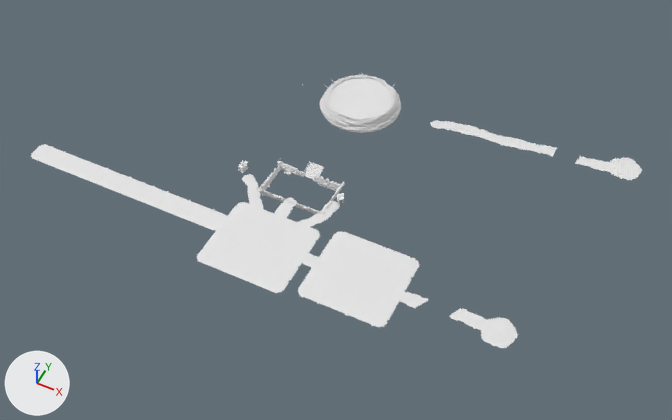
A saved change to the FBX model games/build-an-egg/assets/MapKit5.fbx.
Rendered twice from a 50 mm lens placed at (4.43, -9.7, 9.5), pointed at (0.49, -1.83, -0.34). The axes (+X, +Y, +Z) are drawn at lower left. The lights are the same throughout. The older version comes first.

The scene before the commit, as lines of its bpy script (objects in view):
```python
ob_world_path90_flag = bpy.data.objects.new('World_Path90_Flag', me_world_path90_flag)
ob_world_path90_flag.location = (0.0, 0.0, 0.0)
ob_world_path90_flagdark = bpy.data.objects.new('World_Path90_FlagDark', me_world_path90_flagdark)
ob_world_path90_flagdark.location = (0.0, 0.0, 0.0)
ob_world_quarry_cart = bpy.data.objects.new('World_Quarry_Cart', me_world_quarry_cart)
ob_world_quarry_cart.location = (0.0, 0.0, 0.0)
ob_world_quarry_lantern = bpy.data.objects.new('World_Quarry_Lantern', me_world_quarry_lantern)
ob_world_quarry_lantern.location = (0.0, 0.0, 0.0)
ob_world_quarry_rock = bpy.data.objects.new('World_Quarry_Rock', me_world_quarry_rock_001)
ob_world_quarry_rock.location = (0.0, 0.0, 0.0)
ob_world_quarry_rockdark = bpy.data.objects.new('World_Quarry_RockDark', me_world_quarry_rockdark_001)
ob_world_quarry_rockdark.location = (0.0, 0.0, 0.0)
ob_world_quarry_shellfill = bpy.data.objects.new('World_Quarry_ShellFill', me_world_quarry_shellfill)
ob_world_quarry_shellfill.location = (0.0, 0.0, 0.0)
ob_world_trail_dirt = bpy.data.objects.new('World_Trail_Dirt', me_world_trail_dirt)
ob_world_trail_dirt.location = (0.0, 0.0, 0.0)
ob_world_trailavenue_stone = bpy.data.objects.new('World_TrailAvenue_Stone', me_world_trailavenue_stone)
ob_world_trailavenue_stone.location = (0.0, 0.0, 0.0)
# also in view: 'World_TrailSpawn_Sand' at (0.0, -3.12, 0.0); 'World_TrailGallery_Sand' at (1.41, -3.0, 0.0); 'World_Nest_Lining' at (0.0, 0.0, 0.11); 'World_Nest_TwigA' at (-0.01, -0.03, 0.07)
```
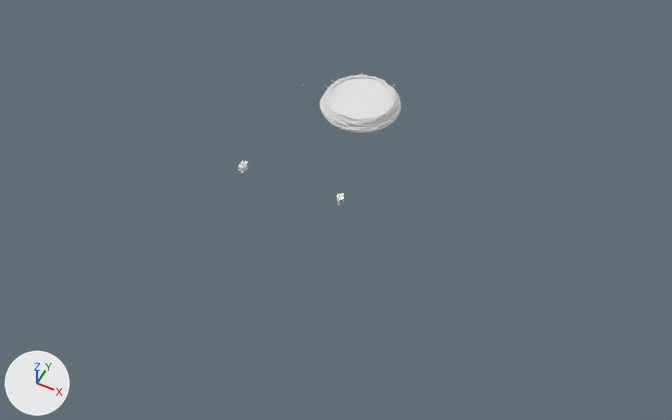
Not visible in the pictures: 'World_Quarry_Lantern', 'World_Quarry_ShellFill', 'World_Quarry_Cart', 'World_Quarry_Glow', 'World_Quarry_Barrel', 'World_Quarry_Rail', 'World_Quarry_CartTrim', 'World_Quarry_Metal', 'World_Quarry_Rope'.

Boxes (x1, y1, x2, y2) around the edits, measured in the pictures (672 x 420 px):
'World_TrailGallery_Sand', deleted: before (298, 231, 419, 327)
'World_TrailSpawn_Sand', deleted: before (197, 202, 320, 293)
'World_Trail_Dirt', deleted: before (242, 120, 642, 348)
'World_TrailAvenue_Stone', deleted: before (31, 144, 227, 230)
'World_Path90_Flag', deleted: before (246, 123, 640, 345)
'World_Quarry_RockDark', deleted: before (257, 162, 343, 214)
'World_Path90_FlagDark', deleted: before (245, 122, 637, 345)
'World_Quarry_RockLight', deleted: before (259, 161, 341, 214)
'World_Quarry_Rock', deleted: before (260, 161, 345, 214)
'World_Path90_FlagLight', deleted: before (248, 122, 634, 344)
'World_Quarry_Plank', deleted: before (304, 163, 324, 179)
'World_Quarry_Wood', deleted: before (256, 158, 344, 216)
'World_Path91_FlagDark', deleted: before (246, 126, 640, 342)
'World_Path91_FlagLight', deleted: before (250, 123, 619, 343)
'World_Path91_Flag', deleted: before (251, 123, 636, 341)
'World_Quarry_Sand', deleted: before (284, 171, 291, 175)

Edits to the bpy script that builds the scene:
```text
Remove ob_world_quarry_lantern:
    ob_world_quarry_lantern = bpy.data.objects.new('World_Quarry_Lantern', me_world_quarry_lantern)
Remove ob_world_path90_flag:
    ob_world_path90_flag = bpy.data.objects.new('World_Path90_Flag', me_world_path90_flag)
Remove ob_world_quarry_rockdark:
    ob_world_quarry_rockdark = bpy.data.objects.new('World_Quarry_RockDark', me_world_quarry_rockdark_001)
Remove ob_world_trailavenue_stone:
    ob_world_trailavenue_stone = bpy.data.objects.new('World_TrailAvenue_Stone', me_world_trailavenue_stone)
Remove ob_world_quarry_rock:
    ob_world_quarry_rock = bpy.data.objects.new('World_Quarry_Rock', me_world_quarry_rock_001)
Remove ob_world_quarry_shellfill:
    ob_world_quarry_shellfill = bpy.data.objects.new('World_Quarry_ShellFill', me_world_quarry_shellfill)
Remove ob_world_quarry_cart:
    ob_world_quarry_cart = bpy.data.objects.new('World_Quarry_Cart', me_world_quarry_cart)
Remove ob_world_path90_flagdark:
    ob_world_path90_flagdark = bpy.data.objects.new('World_Path90_FlagDark', me_world_path90_flagdark)
Remove ob_world_path90_flaglight:
    ob_world_path90_flaglight = bpy.data.objects.new('World_Path90_FlagLight', me_world_path90_flaglight)
Remove ob_world_quarry_glow:
    ob_world_quarry_glow = bpy.data.objects.new('World_Quarry_Glow', me_world_quarry_glow)
Remove ob_world_path91_flagdark:
    ob_world_path91_flagdark = bpy.data.objects.new('World_Path91_FlagDark', me_world_path91_flagdark)
Remove ob_world_path91_flaglight:
    ob_world_path91_flaglight = bpy.data.objects.new('World_Path91_FlagLight', me_world_path91_flaglight)
Remove ob_world_trailspawn_sand:
    ob_world_trailspawn_sand = bpy.data.objects.new('World_TrailSpawn_Sand', me_world_trailspawn_sand)
Remove ob_world_quarry_barrel:
    ob_world_quarry_barrel = bpy.data.objects.new('World_Quarry_Barrel', me_world_quarry_barrel)
Remove ob_world_quarry_rail:
    ob_world_quarry_rail = bpy.data.objects.new('World_Quarry_Rail', me_world_quarry_rail)
Remove ob_world_quarry_wood:
    ob_world_quarry_wood = bpy.data.objects.new('World_Quarry_Wood', me_world_quarry_wood)
Remove ob_world_quarry_carttrim:
    ob_world_quarry_carttrim = bpy.data.objects.new('World_Quarry_CartTrim', me_world_quarry_carttrim)
Remove ob_world_quarry_sand:
    ob_world_quarry_sand = bpy.data.objects.new('World_Quarry_Sand', me_world_quarry_sand)
Remove ob_world_quarry_rocklight:
    ob_world_quarry_rocklight = bpy.data.objects.new('World_Quarry_RockLight', me_world_quarry_rocklight_001)
Remove ob_world_quarry_plank:
    ob_world_quarry_plank = bpy.data.objects.new('World_Quarry_Plank', me_world_quarry_plank)
Remove ob_world_trail_dirt:
    ob_world_trail_dirt = bpy.data.objects.new('World_Trail_Dirt', me_world_trail_dirt)
Remove ob_world_path91_flag:
    ob_world_path91_flag = bpy.data.objects.new('World_Path91_Flag', me_world_path91_flag)
Remove ob_world_quarry_metal:
    ob_world_quarry_metal = bpy.data.objects.new('World_Quarry_Metal', me_world_quarry_metal)
Remove ob_world_quarry_rope:
    ob_world_quarry_rope = bpy.data.objects.new('World_Quarry_Rope', me_world_quarry_rope)
Remove ob_world_trailgallery_sand:
    ob_world_trailgallery_sand = bpy.data.objects.new('World_TrailGallery_Sand', me_world_trailgallery_sand)
```
